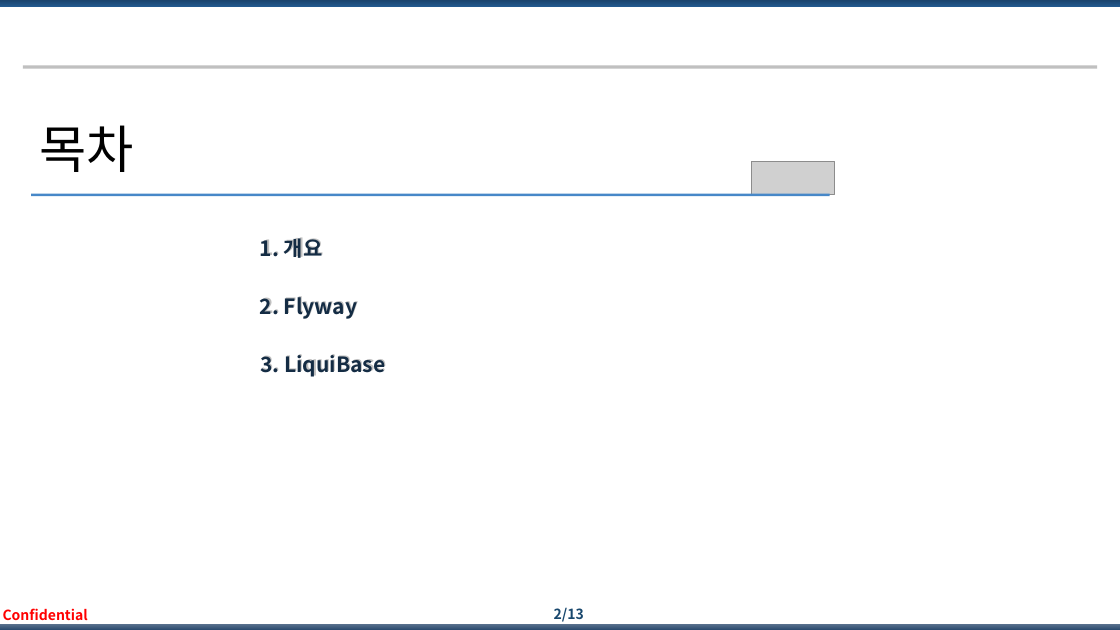
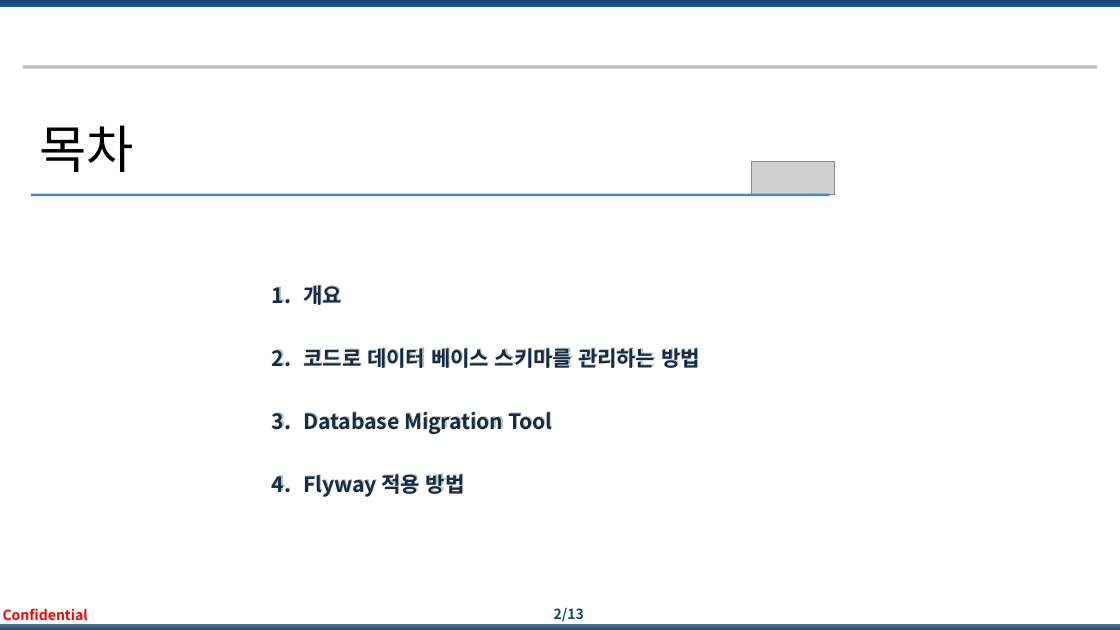
Before and after one commit to Park-Seung-Hun/flyway-test, a slide deck: slide 2 of Database Migration Tool.pptx. Drawn at 1120x630 pixels with LibreOffice and Linux fonts; fonts in the diff are those of the drawing; grey boxes stand for pictures; background and template pictures are left out. Boxes give left, top, right and bottom in pixels: in the first picture for what was removed or moved away, otherwise in the second. Text is boxed around its words. In the diff, an @@ line names an element or a change of style, - is before the commit and + after.

```diff
--- a/Database Migration Tool.pptx
+++ b/Database Migration Tool.pptx
@@ text removed at (x1=260, y1=296, x2=357, y2=319) @@
-2. Flyway
@@ text at (x1=303, y1=285, x2=700, y2=497): text changed @@
-1. 개요
+1. 개요
+2. 코드로 데이터 베이스 스키마를 관리하는 방법
+3. Database Migration Tool
+4. Flyway 적용 방법
@@ text removed at (x1=260, y1=354, x2=385, y2=377) @@
-3. LiquiBase
```
Also in this commit, not shown: 8 other slides changed, 2 slides added, 3 slides removed, 3 other files.
